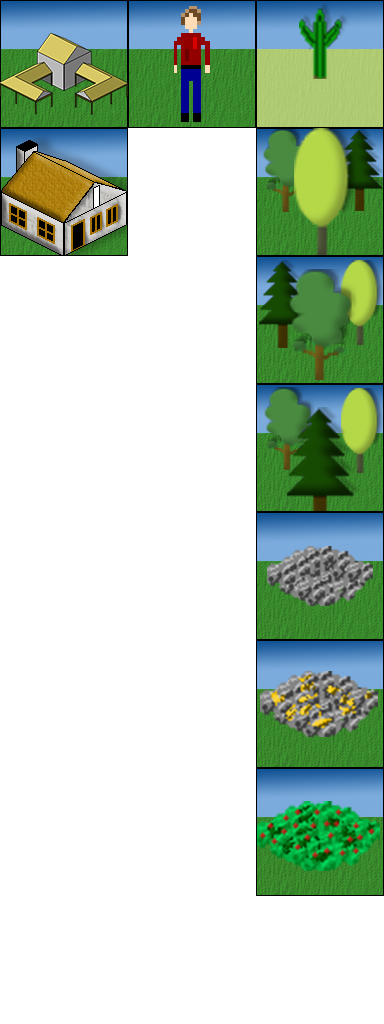
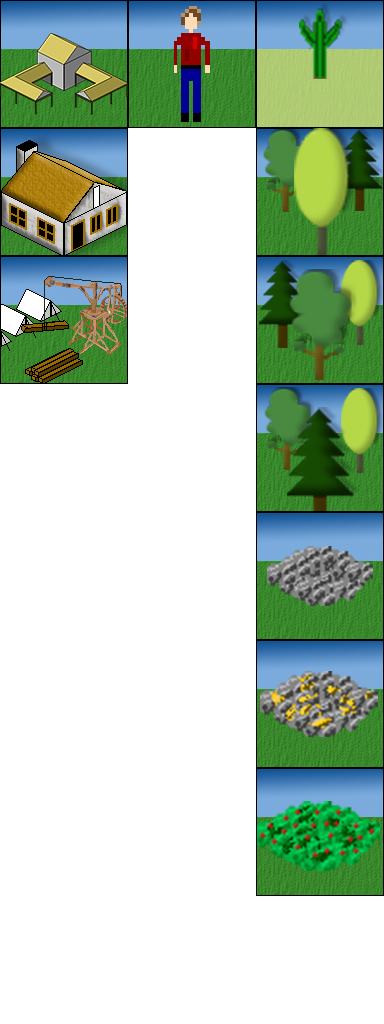
Layers edited between the first and the second w=384, h=1024 image:
added layer "Layer 1" above "berrybushLargeIcon" over bbox(0, 256, 128, 384)
